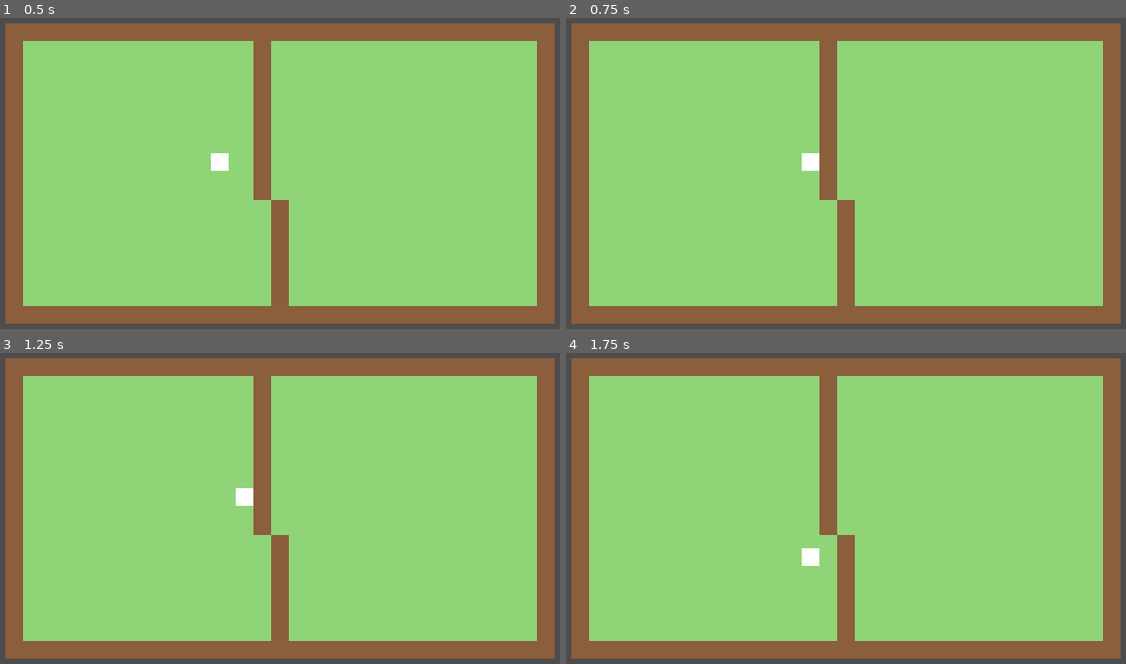
Above: before the commit, frames 1-4 (two rows, left to right).
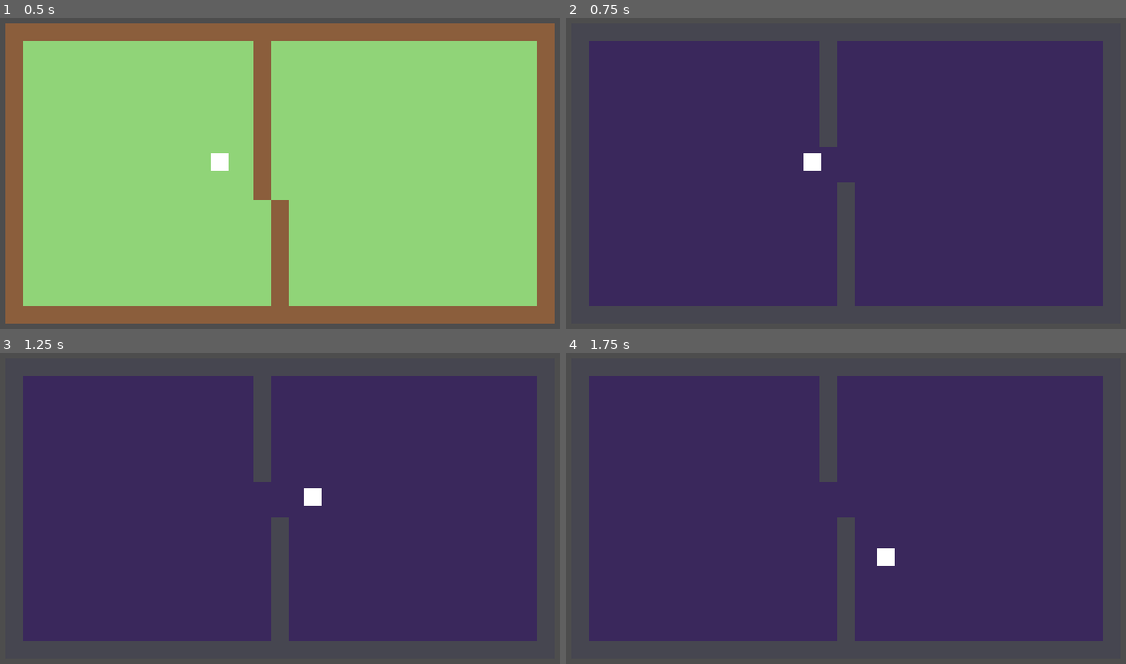
Above: after the commit, the same moments.

Repository: jonjud/night-shift-tour
Game: Godot game, scene res://scenes/main.tscn
The game is run twice, just before and just after one commit, with the same random seed, the same clock (stepped at 60 frames per second) and the same inputs.
Inputs:
- Up to frame 1 (0.5 s): no input
- Up to frame 2 (0.75 s): tap Enter at 0.5 s; hold D (move_right) from 0.53 s (still down); hold Shift (shift_world, bound only after the commit) from 0.53 s (still down)
- Up to frame 3 (1.25 s): keep holding D (move_right); keep holding Shift (shift_world, bound only after the commit)
- Up to frame 4 (1.75 s): release D (move_right) at 1.28 s; release Shift (shift_world, bound only after the commit) at 1.28 s; hold S (move_down) from 1.28 s (still down); tap Shift (shift_world, bound only after the commit) at 1.35 s

Frame 1 is identical in both runs. In frame 2, 95% of the frame differs, in the area x 0-100%, y 1-99%; in frame 3, 95%; in frame 4, 95%.

Commit message:
Chunk 4: Shift swaps worlds with 1.5s cooldown

Diff:
--- a/project.godot
+++ b/project.godot
@@ -46,6 +46,11 @@
 "events": [Object(InputEventKey,"resource_local_to_scene":false,"resource_name":"","device":-1,"window_id":0,"alt_press …(192 unchanged characters)…
 ]
 }
+shift_world={
+"deadzone": 0.2,
+"events": [Object(InputEventKey,"resource_local_to_scene":false,"resource_name":"","device":-1,"window_id":0,"alt_pressed":false,"shift_pressed":false,"ctrl_pressed":false,"meta_pressed":false,"pressed":false,"keycode":0,"physical_keycode":4194325,"key_label":0,"unicode":0,"location":0,"echo":false,"script":null)
+]
+}
 
 [physics]
 
--- a/scenes/main.tscn
+++ b/scenes/main.tscn
@@ -1,6 +1,7 @@
 [gd_scene format=4 uid="uid://vipavkgt1wol"]
 
 [ext_resource type="PackedScene" uid="uid://bsr8i0ll2k8i3" path="res://scenes/player.tscn" id="1_o5qli"]
+[ext_resource type="Script" uid="uid://ccah747dwagfl" path="res://scripts/main.gd" id="1_sugp2"]
 [ext_resource type="Texture2D" uid="uid://btk2asb4vpl0g" path="res://assets/tiles/tiles.png" id="2_0wfyh"]
 
 [sub_resource type="TileSetAtlasSource" id="TileSetAtlasSource_sugp2"]
@@ -17,17 +18,17 @@
 sources/0 = SubResource("TileSetAtlasSource_sugp2")
 
 [node name="Main" type="Node2D" unique_id=742358424]
-
-[node name="Camera2D" type="Camera2D" parent="." unique_id=873669907]
+script = ExtResource("1_sugp2")
 
 [node name="DayLayer" type="TileMapLayer" parent="." unique_id=1821606353]
 tile_map_data = PackedByteArray("AADx//j/AAABAAAAAADx//n/AAABAAAAAADx//r/AAABAAAAAADx//v/AAABAAAAAADx//z/AAABAAAAAADx// …(8352 unchanged characters)…
 tile_set = SubResource("TileSet_htemk")
 
 [node name="NightLayer" type="TileMapLayer" parent="." unique_id=580324496]
-visible = false
 tile_map_data = PackedByteArray("AADx//n/AAADAAAAAADx//r/AAADAAAAAADx//v/AAADAAAAAADx//z/AAADAAAAAADx//3/AAADAAAAAADx// …(8352 unchanged characters)…
 tile_set = SubResource("TileSet_htemk")
 
 [node name="Player" parent="." unique_id=1742126411 instance=ExtResource("1_o5qli")]
 position = Vector2(-46, -2)
+
+[node name="Camera2D" type="Camera2D" parent="." unique_id=873669907]
--- /dev/null
+++ b/scripts/main.gd
@@ -0,0 +1,34 @@
+extends Node2D
+
+const SHIFT_COOLDOWN : float = 1.5
+
+@onready var day_layer : TileMapLayer = $DayLayer
+@onready var night_layer : TileMapLayer = $NightLayer
+
+var is_night : bool = false
+var cooldown_left : float = 0.0
+
+func _ready() -> void:
+	#always starting in day , no matter the inspector says
+	_apply_world()
+
+func _process(delta: float) -> void:
+	if cooldown_left > 0.0:
+		cooldown_left -= delta
+
+func _unhandled_input(event: InputEvent) -> void:
+	if event.is_action_pressed("shift_world"):
+		if cooldown_left > 0.0:
+			print("Shift blocked, cooldown left", snappedf(cooldown_left,0.1))
+			return
+		is_night = not is_night
+		cooldown_left = SHIFT_COOLDOWN
+		_apply_world()
+		print("Shifted! is_night = ", is_night)
+
+func _apply_world() -> void:
+	# HAVE TO SET BOTH VISINIL AND ENABLE-Y
+	day_layer.visible = not is_night
+	day_layer.collision_enabled = not is_night
+	night_layer.visible = is_night
+	night_layer.collision_enabled = is_night
Not shown, added: scripts/main.gd.uid
